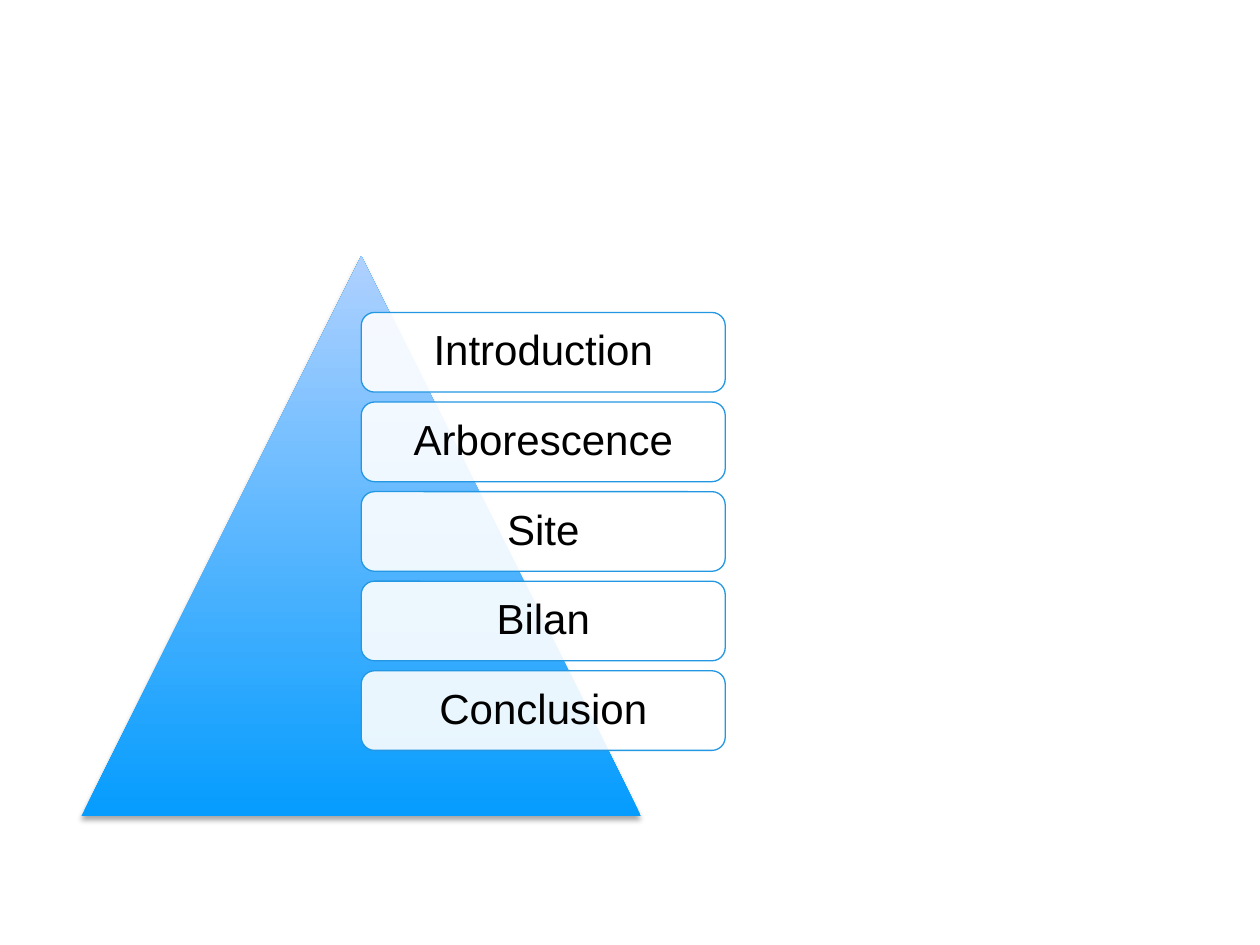
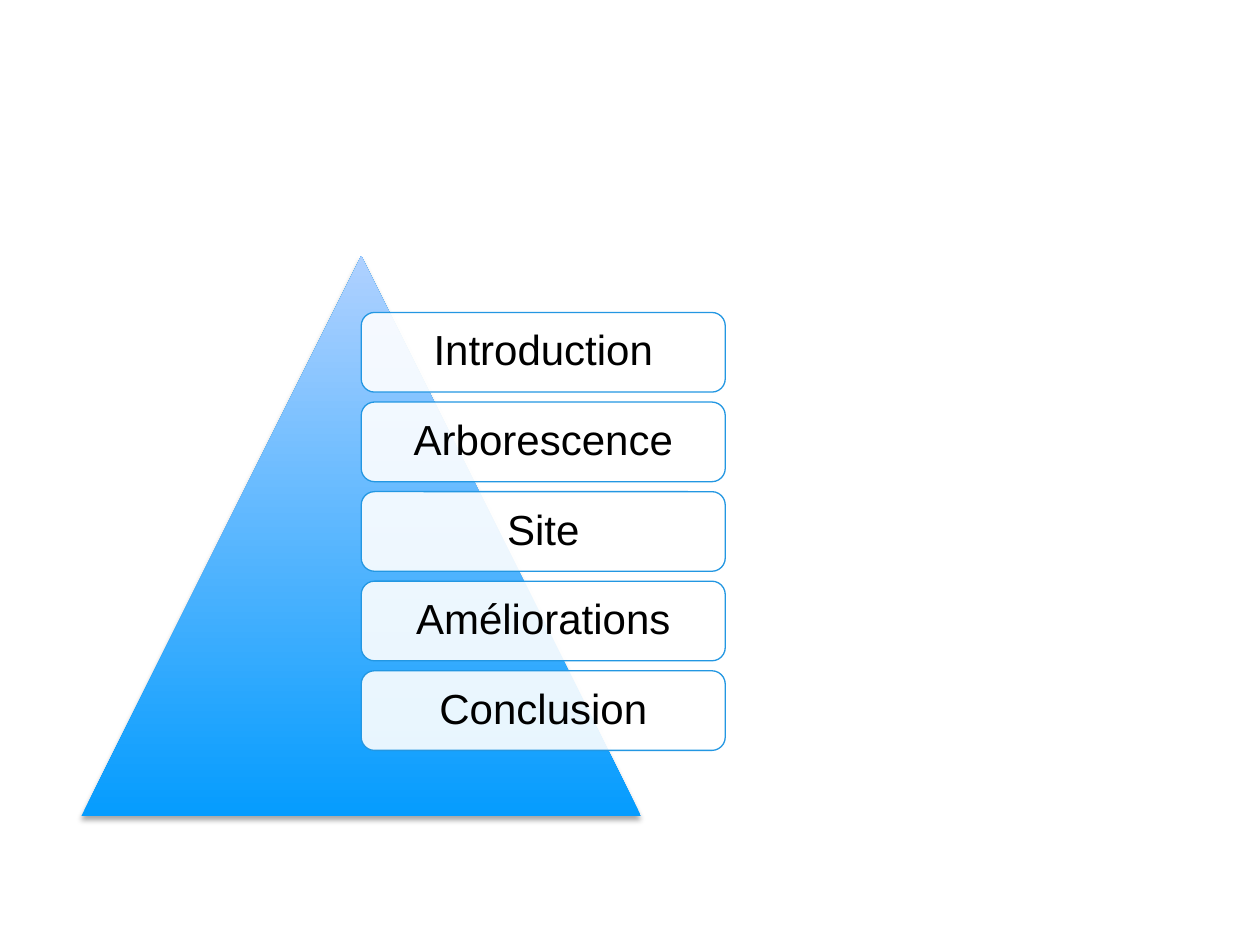
Before and after one commit to valentindoulcier/rba-innophyt, a slide deck: slide 2 of Documents/Soutenance/Présentation.pptx. Drawn at 1260x945 pixels with LibreOffice and Linux fonts; fonts in the diff are those of the drawing; background and template pictures are left out. Boxes give left, top, right and bottom in pixels: in the first picture for what was removed or moved away, otherwise in the second. Text is boxed around its words. In the diff, an @@ line names an element or a change of style, - is before the commit and + after.

```diff
--- a/Documents/Soutenance/Présentation.pptx
+++ b/Documents/Soutenance/Présentation.pptx
@@ text at bbox=[416, 603, 670, 635]: text changed @@
-Bilan
+Améliorations
```
Also in this commit, not shown: 10 other slides changed, 2 slides added, 2 slides removed.
